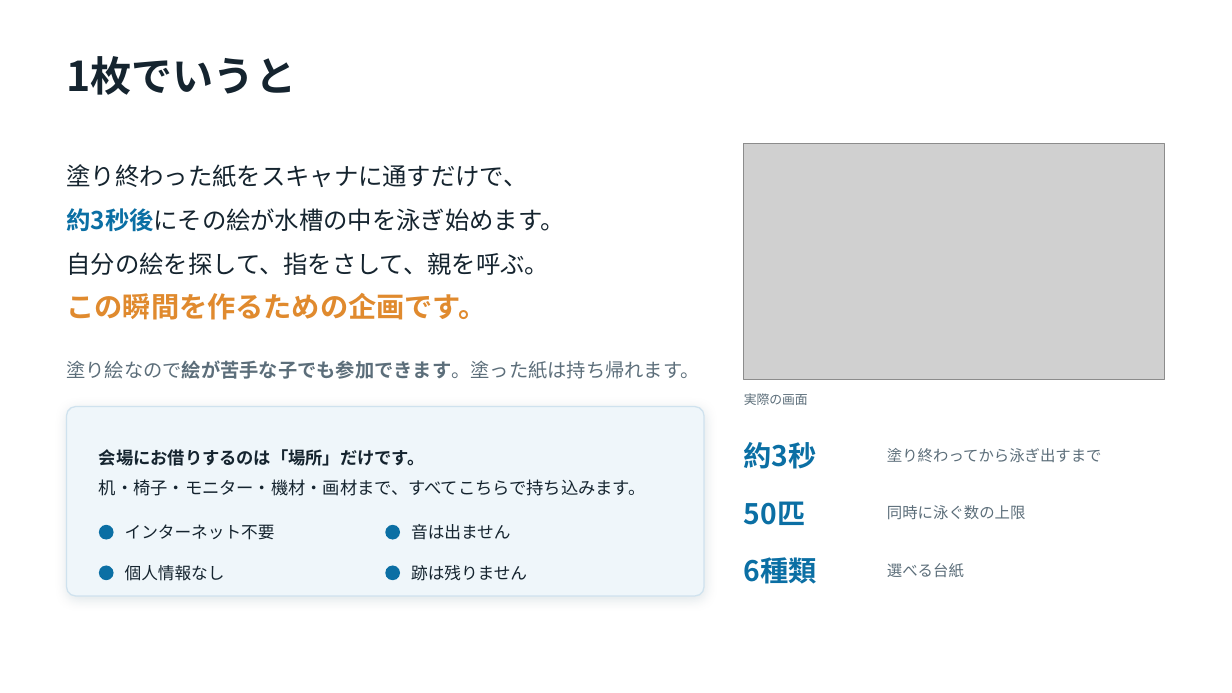
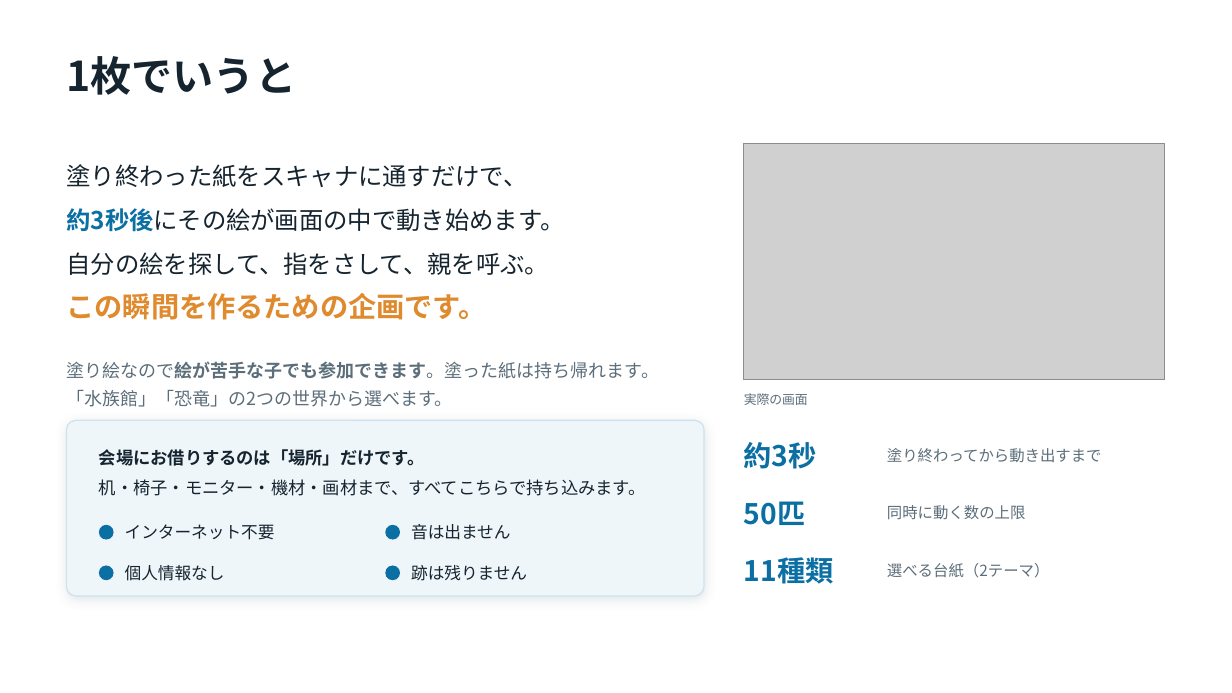
Before and after one commit to manakikido-jpg/PaintingsAquarium, a slide deck: slide 3 of docs/お絵かき水族館-企画書.pptx (slide 2 before the commit). Drawn at 1232x693 pixels with LibreOffice and Linux fonts; fonts in the diff are those of the drawing; grey boxes stand for pictures. Boxes give left, top, right and bottom in pixels: in the first picture for what was removed or moved away, otherwise in the second. Text is boxed around its words. In the diff, an @@ line names an element or a change of style, - is before the commit and + after.

```diff
--- a/docs/お絵かき水族館-企画書.pptx
+++ b/docs/お絵かき水族館-企画書.pptx
@@ text at bbox=[66, 208, 564, 232]: text changed @@
-約3秒後にその絵が水槽の中を泳ぎ始めます。
+約3秒後にその絵が画面の中で動き始めます。
@@ text at bbox=[66, 361, 659, 379]: size 15 to 14 pt in "塗り絵なので絵が苦手な子でも参加できます。塗った紙は持ち帰れます。"; line spacing 1 to 22pt @@
@@ text at bbox=[66, 390, 452, 407]: paragraph added @@
+「水族館」「恐竜」の2つの世界から選べます。
@@ rounded rectangle: place and size @@
-rounded rectangle at bbox=[67, 407, 704, 596]
+rounded rectangle at bbox=[67, 421, 704, 596]
@@ rounded rectangle at bbox=[67, 421, 704, 596]: proportions changed @@
@@ text at bbox=[887, 448, 1102, 462]: text changed @@
-塗り終わってから泳ぎ出すまで
+塗り終わってから動き出すまで
@@ text at bbox=[887, 505, 1025, 519]: text changed @@
-同時に泳ぐ数の上限
+同時に動く数の上限
@@ text at bbox=[744, 557, 834, 584]: text changed @@
-6種類
+11種類
@@ text at bbox=[887, 563, 1049, 578]: text changed @@
-選べる台紙
+選べる台紙（2テーマ）
```
Also in this commit, not shown: 8 other slides changed, 2 slides added, 6 other files.
